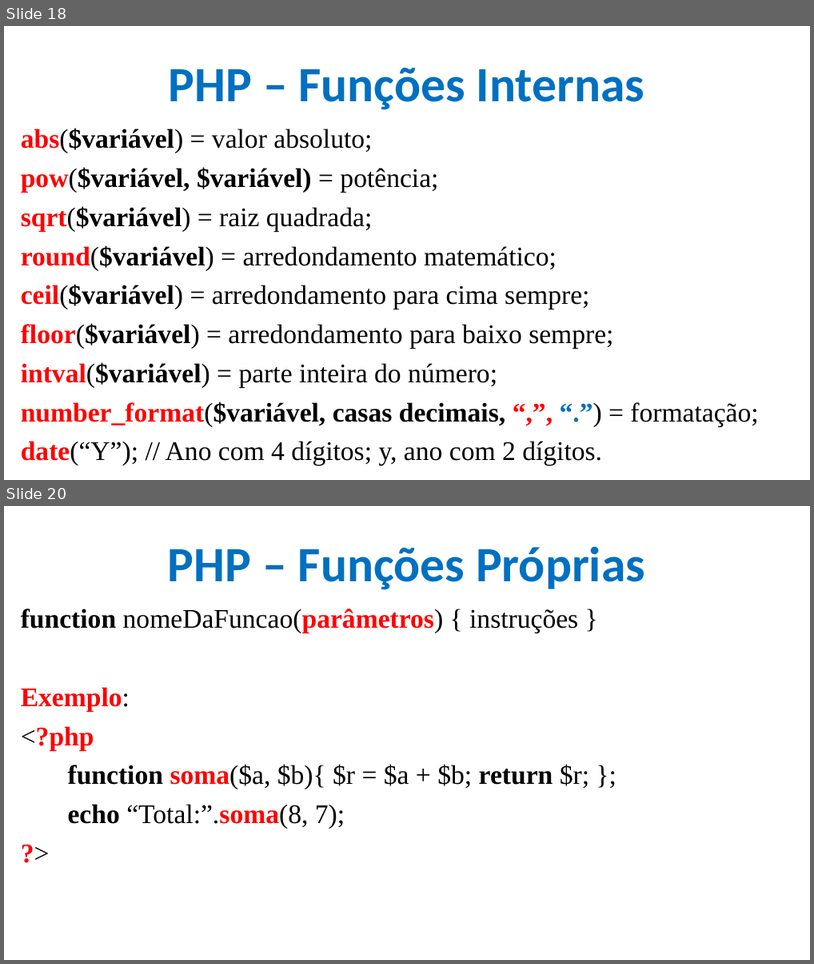
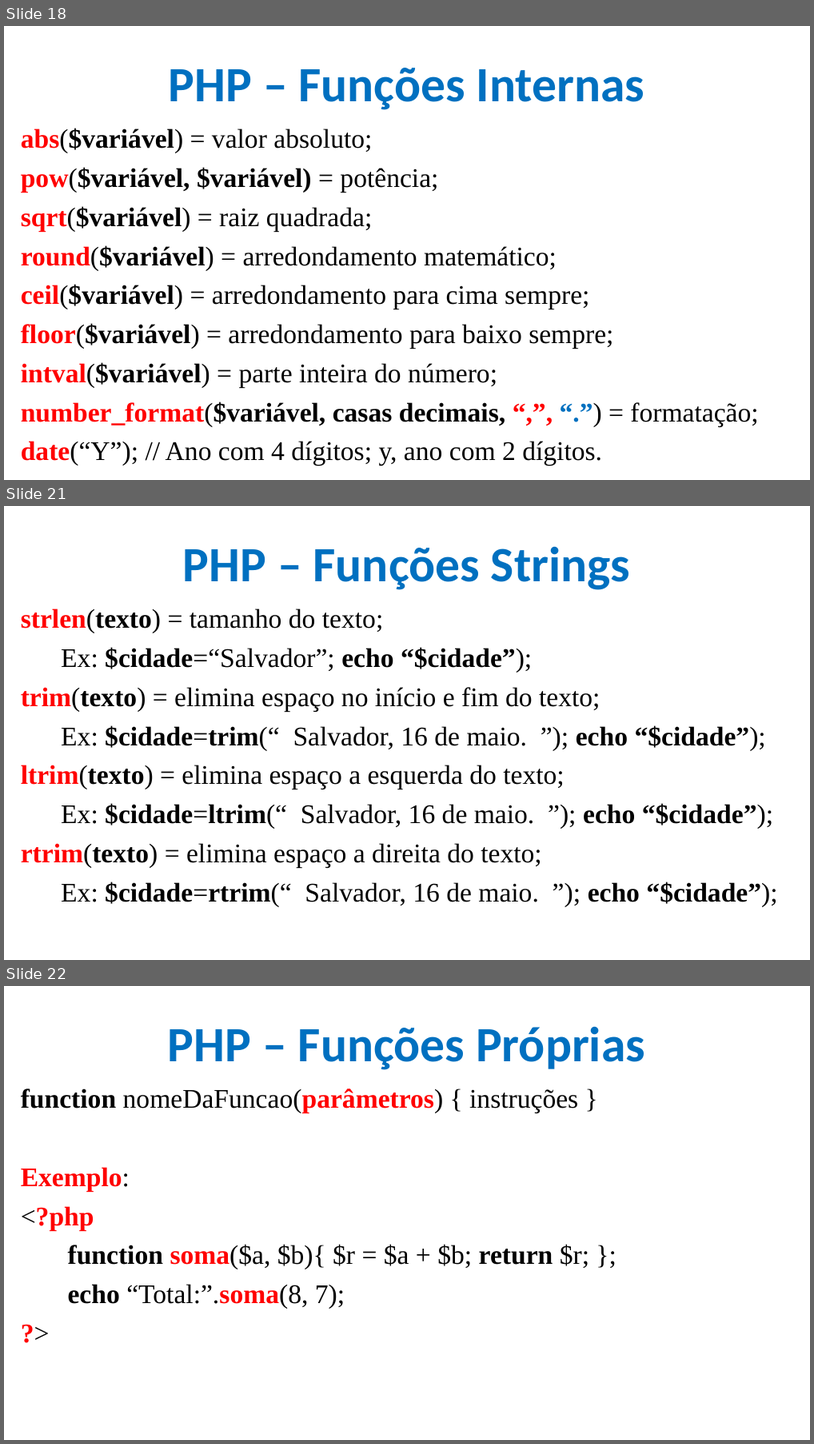
Before and after one commit to CloudEducationBrazil/WydenDesenvolvimentoWebPHP, a slide deck: 01 Classes/Aula 11 e 12 Desenvolvimento Web PHP - PHP.pptx. Shown one above the other, each under a label of ours: slides 18 and 20 before the commit, slides 18, 21 and 22 after it; the slides between them are not shown. The pictures are 814x964 and 814x1444 pixels, drawn with LibreOffice and Linux fonts; fonts in the diff are those of the drawing; background and template pictures are left out. Boxes give left, top, right and bottom in pixels: in the first picture for what was removed or moved away, otherwise in the second. Text is boxed around its words. In the diff, an @@ line names an element or a change of style, - is before the commit and + after.

```diff
--- a/01 Classes/Aula 11 e 12 Desenvolvimento Web PHP - PHP.pptx
+++ b/01 Classes/Aula 11 e 12 Desenvolvimento Web PHP - PHP.pptx
@@ slide 21 added at (4,506,810,960), background picture (left out) @@
@@ title added at (183,546,630,590), 44 pt, text #0070C0, bold @@
+PHP – Funções Strings
@@ text added at (21,608,778,906), 24 pt, text #000000 @@
+strlen(texto) = tamanho do texto;
+Ex: $cidade=“Salvador”; echo “$cidade”);
+trim(texto) = elimina espaço no início e fim do texto;
+Ex: $cidade=trim(“ Salvador, 16 de maio. ”); echo “$cidade”);
+ltrim(texto) = elimina espaço a esquerda do texto;
+Ex: $cidade=ltrim(“ Salvador, 16 de maio. ”); echo “$cidade”);
+rtrim(texto) = elimina espaço a direita do texto;
+Ex: $cidade=rtrim(“ Salvador, 16 de maio. ”); echo “$cidade”);
@@ what was slide 20 is now slide 22 @@
```
Also in this commit, not shown: 1 slide changed, 2 other slides added, 1 other file.
